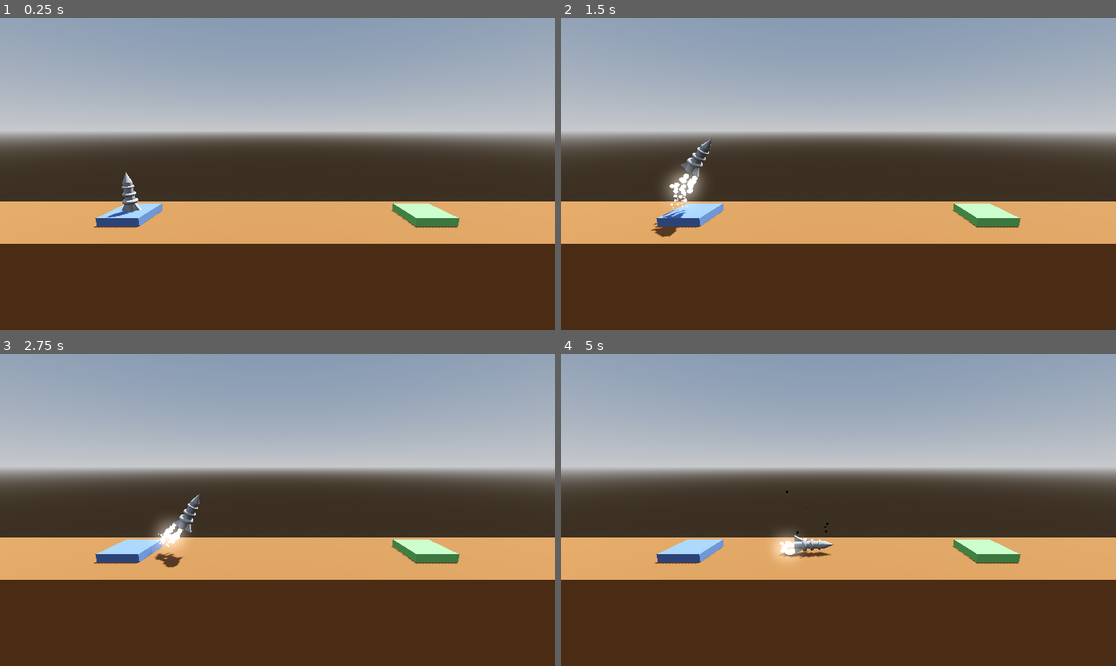
Above: before the commit, frames 1-4 (two rows, left to right).
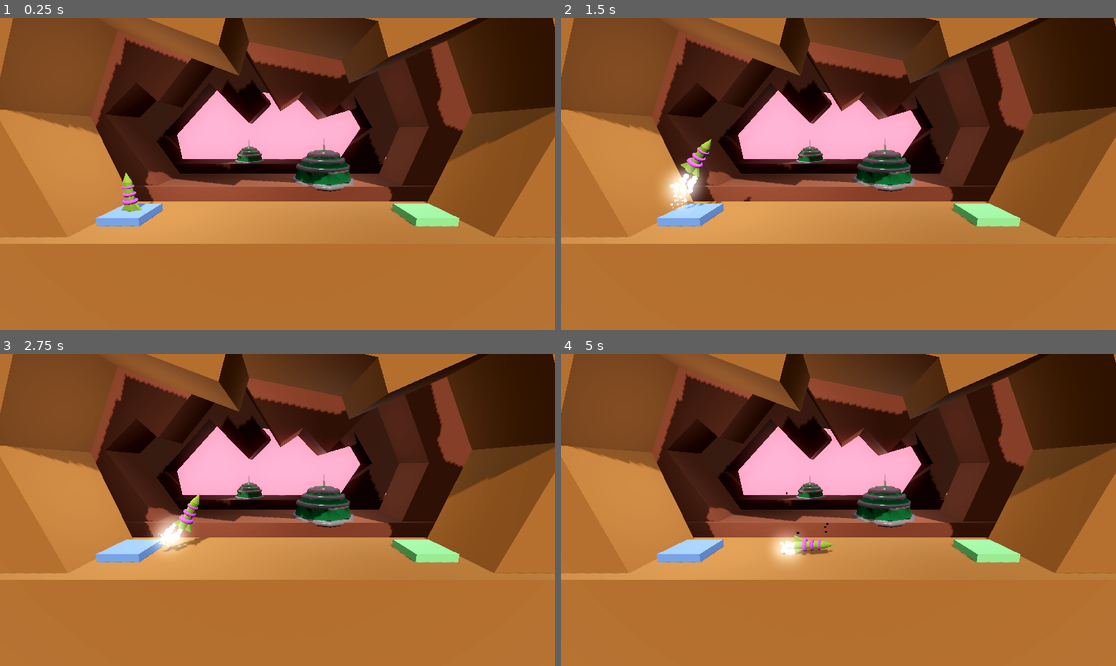
Above: after the commit, the same moments.

Repository: pjz987/gamedev.tv
Game: Godot game, scene res://Level/level_1.tscn
Same seed, same stepped clock (60 frames per second), same inputs: the game is played once before the commit and once after it.
Inputs:
- Up to frame 1 (0.25 s): no input
- Up to frame 2 (1.5 s): tap Enter at 0.5 s; hold D (rotate_right) 0.53-1.28 s; hold Space (boost) 0.53-1.28 s; hold A (rotate_left) from 1.28 s (still down); tap Space (boost) at 1.35 s
- Up to frame 3 (2.75 s): release A (rotate_left) at 2.03 s; hold D (rotate_right) from 2.03 s (still down); hold Space (boost) from 2.03 s (still down)
- Up to frame 4 (5 s): release Space (boost) at 2.78 s; tap Space (boost) at 2.85, 4.35 s; release D (rotate_right) at 3.53 s; hold Space (boost) 3.53-4.28 s; hold A (rotate_left) from 3.53 s (still down); tap Escape (ui_cancel) at 4.15 s

The runs differ from the first frame. In frame 1, 95% of the frame differs, in the area x 0-100%, y 0-100%; in frame 2, 94%; in frame 3, 95%; in frame 4, 95%.

Commit message:
whateva

Diff:
--- a/ProjectBoost/Level/level_1.tscn
+++ b/ProjectBoost/Level/level_1.tscn
@@ -1,23 +1,10 @@
-[gd_scene load_steps=9 format=3 uid="uid://bl1sjhpxi2vcq"]
+[gd_scene load_steps=8 format=3 uid="uid://bl1sjhpxi2vcq"]
 
 [ext_resource type="Script" path="res://Level/LandingPad.gd" id="1_px544"]
+[ext_resource type="PackedScene" uid="uid://dkfix3ao47hvo" path="res://floor.tscn" id="1_rjt1l"]
+[ext_resource type="PackedScene" uid="uid://lv2jon8vm2s2" path="res://background_near.tscn" id="2_g8n2y"]
 [ext_resource type="PackedScene" uid="uid://bcynn8cpew1i8" path="res://player.tscn" id="2_gusn5"]
-
-[sub_resource type="ProceduralSkyMaterial" id="ProceduralSkyMaterial_fsl32"]
-sky_horizon_color = Color(0.64625, 0.65575, 0.67075, 1)
-ground_horizon_color = Color(0.64625, 0.65575, 0.67075, 1)
-
-[sub_resource type="Sky" id="Sky_cbpqt"]
-sky_material = SubResource("ProceduralSkyMaterial_fsl32")
-
-[sub_resource type="Environment" id="Environment_ohunn"]
-background_mode = 2
-sky = SubResource("Sky_cbpqt")
-tonemap_mode = 2
-glow_enabled = true
-
-[sub_resource type="StandardMaterial3D" id="StandardMaterial3D_i4ieb"]
-albedo_color = Color(0.521569, 0.313726, 0.145098, 1)
+[ext_resource type="PackedScene" uid="uid://3wwvufnl73oa" path="res://background_far.tscn" id="3_q4o7n"]
 
 [sub_resource type="StandardMaterial3D" id="StandardMaterial3D_0is65"]
 albedo_color = Color(0.345098, 0.454902, 0.690196, 1)
@@ -27,18 +14,11 @@
 
 [node name="Level" type="Node3D"]
 
-[node name="WorldEnvironment" type="WorldEnvironment" parent="."]
-environment = SubResource("Environment_ohunn")
+[node name="Floor" parent="." instance=ExtResource("1_rjt1l")]
 
-[node name="DirectionalLight3D" type="DirectionalLight3D" parent="."]
-transform = Transform3D(-0.866023, -0.433016, 0.250001, 0, 0.499998, 0.866027, -0.500003, 0.749999, -0.43301, 0, 0, 0)
-shadow_enabled = true
+[node name="BackgroundNear" parent="." instance=ExtResource("2_g8n2y")]
 
-[node name="Floor" type="CSGBox3D" parent="." groups=["Hazard"]]
-transform = Transform3D(1, 0, 0, 0, 1, 0, 0, 0, 1, 0, -4, 0)
-use_collision = true
-size = Vector3(40, 8, 5)
-material = SubResource("StandardMaterial3D_i4ieb")
+[node name="BackgroundFar" parent="." instance=ExtResource("3_q4o7n")]
 
 [node name="LaunchPad" type="CSGBox3D" parent="."]
 transform = Transform3D(1, 0, 0, 0, 1, 0, 0, 0, 1, -7.5, 0.2, 2.08165e-12)
--- a/ProjectBoost/Level/level_2.tscn
+++ b/ProjectBoost/Level/level_2.tscn
@@ -1,23 +1,10 @@
-[gd_scene load_steps=10 format=3 uid="uid://c0kxee8hat055"]
+[gd_scene load_steps=9 format=3 uid="uid://c0kxee8hat055"]
 
 [ext_resource type="Script" path="res://Level/LandingPad.gd" id="1_vhmn1"]
 [ext_resource type="PackedScene" uid="uid://bcynn8cpew1i8" path="res://player.tscn" id="2_jdsi6"]
-
-[sub_resource type="ProceduralSkyMaterial" id="ProceduralSkyMaterial_fsl32"]
-sky_horizon_color = Color(0.64625, 0.65575, 0.67075, 1)
-ground_horizon_color = Color(0.64625, 0.65575, 0.67075, 1)
-
-[sub_resource type="Sky" id="Sky_cbpqt"]
-sky_material = SubResource("ProceduralSkyMaterial_fsl32")
-
-[sub_resource type="Environment" id="Environment_ohunn"]
-background_mode = 2
-sky = SubResource("Sky_cbpqt")
-tonemap_mode = 2
-glow_enabled = true
-
-[sub_resource type="StandardMaterial3D" id="StandardMaterial3D_i4ieb"]
-albedo_color = Color(0.521569, 0.313726, 0.145098, 1)
+[ext_resource type="PackedScene" uid="uid://dkfix3ao47hvo" path="res://floor.tscn" id="3_p2fop"]
+[ext_resource type="PackedScene" uid="uid://lv2jon8vm2s2" path="res://background_near.tscn" id="4_73tyl"]
+[ext_resource type="PackedScene" uid="uid://3wwvufnl73oa" path="res://background_far.tscn" id="5_27shx"]
 
 [sub_resource type="StandardMaterial3D" id="StandardMaterial3D_xn7gd"]
 albedo_color = Color(0.901961, 0.560784, 0.772549, 1)
@@ -29,19 +16,6 @@
 albedo_color = Color(0.439216, 0.74902, 0.388235, 1)
 
 [node name="Level" type="Node3D"]
-
-[node name="WorldEnvironment" type="WorldEnvironment" parent="."]
-environment = SubResource("Environment_ohunn")
-
-[node name="DirectionalLight3D" type="DirectionalLight3D" parent="."]
-transform = Transform3D(-0.866023, -0.433016, 0.250001, 0, 0.499998, 0.866027, -0.500003, 0.749999, -0.43301, 0, 0, 0)
-shadow_enabled = true
-
-[node name="Floor" type="CSGBox3D" parent="." groups=["Hazard"]]
-transform = Transform3D(1, 0, 0, 0, 1, 0, 0, 0, 1, 0, -4, 0)
-use_collision = true
-size = Vector3(40, 8, 5)
-material = SubResource("StandardMaterial3D_i4ieb")
 
 [node name="Obstacle" type="CSGBox3D" parent="." groups=["Hazard"]]
 transform = Transform3D(1, 0, 0, 0, 1, 0, 0, 0, 1, 0, 2, 0)
@@ -68,3 +42,9 @@
 
 [node name="Player" parent="." instance=ExtResource("2_jdsi6")]
 transform = Transform3D(1, 0, 0, 0, 1, 0, 0, 0, 1, -7.5, 1.4, 2.08165e-12)
+
+[node name="Floor" parent="." instance=ExtResource("3_p2fop")]
+
+[node name="BackgroundNear" parent="." instance=ExtResource("4_73tyl")]
+
+[node name="BackgroundFar" parent="." instance=ExtResource("5_27shx")]
--- a/ProjectBoost/Level/level_3.tscn
+++ b/ProjectBoost/Level/level_3.tscn
@@ -1,23 +1,10 @@
-[gd_scene load_steps=10 format=3 uid="uid://b5mqxk66dmr7"]
+[gd_scene load_steps=9 format=3 uid="uid://b5mqxk66dmr7"]
 
 [ext_resource type="Script" path="res://Level/LandingPad.gd" id="1_w0mw1"]
 [ext_resource type="PackedScene" uid="uid://bcynn8cpew1i8" path="res://player.tscn" id="2_e8djd"]
-
-[sub_resource type="ProceduralSkyMaterial" id="ProceduralSkyMaterial_fsl32"]
-sky_horizon_color = Color(0.64625, 0.65575, 0.67075, 1)
-ground_horizon_color = Color(0.64625, 0.65575, 0.67075, 1)
-
-[sub_resource type="Sky" id="Sky_cbpqt"]
-sky_material = SubResource("ProceduralSkyMaterial_fsl32")
-
-[sub_resource type="Environment" id="Environment_ohunn"]
-background_mode = 2
-sky = SubResource("Sky_cbpqt")
-tonemap_mode = 2
-glow_enabled = true
-
-[sub_resource type="StandardMaterial3D" id="StandardMaterial3D_i4ieb"]
-albedo_color = Color(0.521569, 0.313726, 0.145098, 1)
+[ext_resource type="PackedScene" uid="uid://dkfix3ao47hvo" path="res://floor.tscn" id="3_8gela"]
+[ext_resource type="PackedScene" uid="uid://lv2jon8vm2s2" path="res://background_near.tscn" id="4_pajbg"]
+[ext_resource type="PackedScene" uid="uid://3wwvufnl73oa" path="res://background_far.tscn" id="5_ri4kt"]
 
 [sub_resource type="StandardMaterial3D" id="StandardMaterial3D_xn7gd"]
 albedo_color = Color(0.901961, 0.560784, 0.772549, 1)
@@ -29,19 +16,6 @@
 albedo_color = Color(0.439216, 0.74902, 0.388235, 1)
 
 [node name="Level" type="Node3D"]
-
-[node name="WorldEnvironment" type="WorldEnvironment" parent="."]
-environment = SubResource("Environment_ohunn")
-
-[node name="DirectionalLight3D" type="DirectionalLight3D" parent="."]
-transform = Transform3D(-0.866023, -0.433016, 0.250001, 0, 0.499998, 0.866027, -0.500003, 0.749999, -0.43301, 0, 0, 0)
-shadow_enabled = true
-
-[node name="Floor" type="CSGBox3D" parent="." groups=["Hazard"]]
-transform = Transform3D(1, 0, 0, 0, 1, 0, 0, 0, 1, 0, -4, 0)
-use_collision = true
-size = Vector3(40, 8, 5)
-material = SubResource("StandardMaterial3D_i4ieb")
 
 [node name="Obstacle" type="CSGBox3D" parent="." groups=["Hazard"]]
 transform = Transform3D(1, 0, 0, 0, 1, 0, 0, 0, 1, 0, 7, 0)
@@ -68,3 +42,9 @@
 
 [node name="Player" parent="." instance=ExtResource("2_e8djd")]
 transform = Transform3D(1, 0, 0, 0, 1, 0, 0, 0, 1, -7.5, 1.4, 2.08165e-12)
+
+[node name="Floor" parent="." instance=ExtResource("3_8gela")]
+
+[node name="BackgroundNear" parent="." instance=ExtResource("4_pajbg")]
+
+[node name="BackgroundFar" parent="." instance=ExtResource("5_ri4kt")]
--- a/ProjectBoost/Level/level_4.tscn
+++ b/ProjectBoost/Level/level_4.tscn
@@ -1,24 +1,11 @@
-[gd_scene load_steps=10 format=3 uid="uid://prbhaxv13gip"]
+[gd_scene load_steps=9 format=3 uid="uid://prbhaxv13gip"]
 
 [ext_resource type="Script" path="res://Level/LandingPad.gd" id="1_u3xw4"]
 [ext_resource type="PackedScene" uid="uid://bcynn8cpew1i8" path="res://player.tscn" id="2_7naam"]
 [ext_resource type="PackedScene" uid="uid://u3587ylfhd4o" path="res://moving_hazard.tscn" id="3_o5ohh"]
-
-[sub_resource type="ProceduralSkyMaterial" id="ProceduralSkyMaterial_fsl32"]
-sky_horizon_color = Color(0.64625, 0.65575, 0.67075, 1)
-ground_horizon_color = Color(0.64625, 0.65575, 0.67075, 1)
-
-[sub_resource type="Sky" id="Sky_cbpqt"]
-sky_material = SubResource("ProceduralSkyMaterial_fsl32")
-
-[sub_resource type="Environment" id="Environment_ohunn"]
-background_mode = 2
-sky = SubResource("Sky_cbpqt")
-tonemap_mode = 2
-glow_enabled = true
-
-[sub_resource type="StandardMaterial3D" id="StandardMaterial3D_i4ieb"]
-albedo_color = Color(0.521569, 0.313726, 0.145098, 1)
+[ext_resource type="PackedScene" uid="uid://dkfix3ao47hvo" path="res://floor.tscn" id="4_qs32h"]
+[ext_resource type="PackedScene" uid="uid://lv2jon8vm2s2" path="res://background_near.tscn" id="5_mwb0w"]
+[ext_resource type="PackedScene" uid="uid://3wwvufnl73oa" path="res://background_far.tscn" id="6_ricvu"]
 
 [sub_resource type="StandardMaterial3D" id="StandardMaterial3D_0is65"]
 albedo_color = Color(0.345098, 0.454902, 0.690196, 1)
@@ -27,19 +14,6 @@
 albedo_color = Color(0.439216, 0.74902, 0.388235, 1)
 
 [node name="Level" type="Node3D"]
-
-[node name="WorldEnvironment" type="WorldEnvironment" parent="."]
-environment = SubResource("Environment_ohunn")
-
-[node name="DirectionalLight3D" type="DirectionalLight3D" parent="."]
-transform = Transform3D(-0.866023, -0.433016, 0.250001, 0, 0.499998, 0.866027, -0.500003, 0.749999, -0.43301, 0, 0, 0)
-shadow_enabled = true
-
-[node name="Floor" type="CSGBox3D" parent="." groups=["Hazard"]]
-transform = Transform3D(1, 0, 0, 0, 1, 0, 0, 0, 1, 0, -4, 0)
-use_collision = true
-size = Vector3(40, 8, 5)
-material = SubResource("StandardMaterial3D_i4ieb")
 
 [node name="LaunchPad" type="CSGBox3D" parent="."]
 transform = Transform3D(1, 0, 0, 0, 1, 0, 0, 0, 1, -7.5, 0.2, 2.08165e-12)
@@ -64,3 +38,9 @@
 [node name="MovingHazard" parent="." instance=ExtResource("3_o5ohh")]
 destination = Vector3(2.08165e-12, 2, 2.08165e-12)
 duration = 3.0
+
+[node name="Floor" parent="." instance=ExtResource("4_qs32h")]
+
+[node name="BackgroundNear" parent="." instance=ExtResource("5_mwb0w")]
+
+[node name="BackgroundFar" parent="." instance=ExtResource("6_ricvu")]
--- a/ProjectBoost/Player.gd
+++ b/ProjectBoost/Player.gd
@@ -37,6 +37,9 @@
 	else:
 		left_booster_particles.emitting = false
 
+	if Input.is_action_just_pressed("ui_cancel"):
+		get_tree().quit()
+
 
 func _on_body_entered(body: Node) -> void:
 	if is_transitioning == false:
--- /dev/null
+++ b/ProjectBoost/ShinyDomeMaterial.tres
@@ -0,0 +1,6 @@
+[gd_resource type="StandardMaterial3D" format=3 uid="uid://bk8jut5h8b08q"]
+
+[resource]
+albedo_color = Color(0.901961, 0.764706, 0.764706, 1)
+metallic = 0.83
+roughness = 0.1
--- /dev/null
+++ b/ProjectBoost/ShipGreenMaterial.tres
@@ -0,0 +1,4 @@
+[gd_resource type="StandardMaterial3D" format=3 uid="uid://cx8kc4l3xpe6i"]
+
+[resource]
+albedo_color = Color(0.392157, 0.490196, 0.141176, 1)
--- /dev/null
+++ b/ProjectBoost/ShipPurpleMaterial.tres
@@ -0,0 +1,4 @@
+[gd_resource type="StandardMaterial3D" format=3 uid="uid://r6dh6l81h8w1"]
+
+[resource]
+albedo_color = Color(0.631373, 0.215686, 0.631373, 1)
--- /dev/null
+++ b/ProjectBoost/background_far.tscn
@@ -0,0 +1,102 @@
+[gd_scene load_steps=6 format=3 uid="uid://3wwvufnl73oa"]
+
+[ext_resource type="Material" uid="uid://bk8jut5h8b08q" path="res://ShinyDomeMaterial.tres" id="1_3i8td"]
+
+[sub_resource type="StandardMaterial3D" id="StandardMaterial3D_2y546"]
+albedo_color = Color(0.180392, 0.0980392, 0.0666667, 1)
+
+[sub_resource type="StandardMaterial3D" id="StandardMaterial3D_8mehc"]
+albedo_color = Color(0.180392, 0.0980392, 0.0666667, 1)
+
+[sub_resource type="StandardMaterial3D" id="StandardMaterial3D_kinyi"]
+albedo_color = Color(0.0431373, 0.329412, 0.160784, 1)
+
+[sub_resource type="StandardMaterial3D" id="StandardMaterial3D_jds5p"]
+albedo_color = Color(0.941176, 0.843137, 0.827451, 1)
+
+[node name="BackgroundFar" type="CSGBox3D" groups=["Hazard"]]
+transform = Transform3D(1, 0, 0, 0, 1, 0, 0, 0, 1, 0, -4, -20.1684)
+use_collision = true
+size = Vector3(40, 8, 5)
+material = SubResource("StandardMaterial3D_2y546")
+
+[node name="Wall" type="CSGBox3D" parent="."]
+transform = Transform3D(0.992088, -0.125541, 0, 0.125541, 0.992089, 0, 0, 0, 1, -17.3116, 5.88352, 0)
+size = Vector3(4, 10, 4)
+material = SubResource("StandardMaterial3D_8mehc")
+
+[node name="Wall2" type="CSGBox3D" parent="."]
+transform = Transform3D(0.700586, 0.713568, 0, -0.713568, 0.700585, 0, 0, 0, 1, -13.4789, 12.6127, 0)
+size = Vector3(4, 10, 4)
+material = SubResource("StandardMaterial3D_8mehc")
+
+[node name="Wall3" type="CSGBox3D" parent="."]
+transform = Transform3D(0.855455, 0.517878, 2.24682e-09, -0.517878, 0.855455, 1.96926e-08, 8.2763e-09, -1.80097e-08, 1, 14.0241, 7.03704, 0)
+size = Vector3(4, 10, 4)
+material = SubResource("StandardMaterial3D_8mehc")
+
+[node name="Wall4" type="CSGBox3D" parent="."]
+transform = Transform3D(0.82538, -0.564578, -2.75592e-09, 0.564578, 0.82538, -3.13837e-08, 1.99932e-08, 2.43475e-08, 1, 12.2085, 13.1402, 0)
+size = Vector3(4, 10, 4)
+material = SubResource("StandardMaterial3D_8mehc")
+
+[node name="Ceiling" type="CSGBox3D" parent="."]
+transform = Transform3D(-0.713434, 0.700722, 9.065e-09, -0.700723, -0.713434, 3.8766e-08, 3.36315e-08, 2.13049e-08, 1, -5.90165, 14.401, 0)
+size = Vector3(4, 10, 4)
+material = SubResource("StandardMaterial3D_8mehc")
+
+[node name="Ceiling2" type="CSGBox3D" parent="."]
+transform = Transform3D(-0.149604, 0.988746, -5.15303e-08, -0.988746, -0.149604, -8.26599e-08, -8.94388e-08, 3.85841e-08, 1, -0.97178, 15.8379, 0)
+size = Vector3(4, 10, 4)
+material = SubResource("StandardMaterial3D_8mehc")
+
+[node name="Ceiling3" type="CSGBox3D" parent="."]
+transform = Transform3D(-0.961358, 0.275302, 8.83642e-08, -0.275302, -0.961358, 4.71246e-08, 9.79232e-08, 2.09768e-08, 1, 7.13414, 15.5801, 0)
+size = Vector3(4, 10, 4)
+material = SubResource("StandardMaterial3D_8mehc")
+
+[node name="Dome" type="CSGSphere3D" parent="."]
+transform = Transform3D(0.75, 0, 0, 0, 0.75, 0, 0, 0, 0.75, -4.14593, 4.25299, 0)
+radius = 2.5
+material = SubResource("StandardMaterial3D_kinyi")
+
+[node name="Antenna" type="CSGCylinder3D" parent="Dome"]
+transform = Transform3D(1, 0, 0, 0, 1, 0, 0, 0, 1, 0, 3.11419, 0)
+radius = 0.1
+height = 1.5
+cone = true
+material = ExtResource("1_3i8td")
+
+[node name="Ring" type="CSGTorus3D" parent="Dome"]
+transform = Transform3D(1, 0, 0, 0, 1, 0, 0, 0, 1, 0, 2.1887, 0)
+material = ExtResource("1_3i8td")
+
+[node name="Ring2" type="CSGTorus3D" parent="Dome"]
+transform = Transform3D(1, 0, 0, 0, 1, 0, 0, 0, 1, 0, 2.00743, 0)
+inner_radius = 1.0
+outer_radius = 1.5
+material = ExtResource("1_3i8td")
+
+[node name="Ring3" type="CSGTorus3D" parent="Dome"]
+transform = Transform3D(1, 0, 0, 0, 1, 0, 0, 0, 1, 0, 1.5361, 0)
+inner_radius = 1.5
+outer_radius = 2.0
+material = ExtResource("1_3i8td")
+
+[node name="Ring4" type="CSGTorus3D" parent="Dome"]
+transform = Transform3D(1, 0, 0, 0, 1, 0, 0, 0, 1, 0, 0.932105, 0)
+inner_radius = 2.0
+outer_radius = 2.5
+material = ExtResource("1_3i8td")
+
+[node name="Ring5" type="CSGTorus3D" parent="Dome"]
+transform = Transform3D(1, 0, 0, 0, 1, 0, 0, 0, 1, 0, -0.31571, 0)
+material_override = SubResource("StandardMaterial3D_jds5p")
+inner_radius = 2.5
+outer_radius = 3.0
+material = ExtResource("1_3i8td")
+
+[node name="OmniLight3D" type="OmniLight3D" parent="."]
+transform = Transform3D(1, 0, 0, 0, 1, 0, 0, 0, 1, -4.15599, 8.75615, 0)
+omni_range = 12.0
+omni_attenuation = 0.5
--- /dev/null
+++ b/ProjectBoost/background_near.tscn
@@ -0,0 +1,99 @@
+[gd_scene load_steps=5 format=3 uid="uid://lv2jon8vm2s2"]
+
+[ext_resource type="Material" uid="uid://bk8jut5h8b08q" path="res://ShinyDomeMaterial.tres" id="1_n2k56"]
+
+[sub_resource type="StandardMaterial3D" id="StandardMaterial3D_wm2gv"]
+albedo_color = Color(0.380392, 0.192157, 0.12549, 1)
+
+[sub_resource type="StandardMaterial3D" id="StandardMaterial3D_kinyi"]
+albedo_color = Color(0.0431373, 0.329412, 0.160784, 1)
+
+[sub_resource type="StandardMaterial3D" id="StandardMaterial3D_jds5p"]
+albedo_color = Color(0.941176, 0.843137, 0.827451, 1)
+
+[node name="BackgroundNear" type="CSGBox3D" groups=["Hazard"]]
+transform = Transform3D(-1, 0, 8.74228e-08, 0, 1, 0, -8.74228e-08, 0, -1, 0, -4, -8.4066)
+use_collision = true
+size = Vector3(40, 8, 5)
+material = SubResource("StandardMaterial3D_wm2gv")
+
+[node name="Wall" type="CSGBox3D" parent="."]
+transform = Transform3D(0.952948, -0.303135, 0, 0.303135, 0.952948, 0, 0, 0, 1, -12.5892, 4.56491, 0)
+size = Vector3(4, 10, 4)
+material = SubResource("StandardMaterial3D_wm2gv")
+
+[node name="Wall2" type="CSGBox3D" parent="."]
+transform = Transform3D(0.887743, 0.460339, 0, -0.460339, 0.887743, 0, 0, 0, 1, -12.3442, 12.0301, 0)
+size = Vector3(4, 10, 4)
+material = SubResource("StandardMaterial3D_wm2gv")
+
+[node name="Wall3" type="CSGBox3D" parent="."]
+transform = Transform3D(0.855455, 0.517878, 2.24682e-09, -0.517878, 0.855455, 1.96926e-08, 8.2763e-09, -1.80097e-08, 1, 14.0241, 7.03704, 0)
+size = Vector3(4, 10, 4)
+material = SubResource("StandardMaterial3D_wm2gv")
+
+[node name="Wall4" type="CSGBox3D" parent="."]
+transform = Transform3D(0.645831, -0.763481, 5.67661e-09, 0.763481, 0.645831, -3.09888e-08, 1.99932e-08, 2.43475e-08, 1, 12.2085, 13.1402, 0)
+size = Vector3(4, 10, 4)
+material = SubResource("StandardMaterial3D_wm2gv")
+
+[node name="Ceiling" type="CSGBox3D" parent="."]
+transform = Transform3D(-0.713434, 0.700722, 9.065e-09, -0.700723, -0.713434, 3.8766e-08, 3.36315e-08, 2.13049e-08, 1, -5.90165, 14.401, 0)
+size = Vector3(4, 10, 4)
+material = SubResource("StandardMaterial3D_wm2gv")
+
+[node name="Ceiling2" type="CSGBox3D" parent="."]
+transform = Transform3D(0.840482, 0.54184, 5.42652e-08, -0.54184, 0.840481, -8.08908e-08, -8.94388e-08, 3.85841e-08, 1, 0.74548, 15.5005, 0)
+size = Vector3(4, 10, 4)
+material = SubResource("StandardMaterial3D_wm2gv")
+
+[node name="Ceiling3" type="CSGBox3D" parent="."]
+transform = Transform3D(-0.731758, 0.681564, 5.7359e-08, -0.681564, -0.731758, 8.20909e-08, 9.79232e-08, 2.09768e-08, 1, 7.13414, 15.5801, 0)
+size = Vector3(4, 10, 4)
+material = SubResource("StandardMaterial3D_wm2gv")
+
+[node name="Dome" type="CSGSphere3D" parent="."]
+transform = Transform3D(1, 0, 0, 0, 1, 0, 0, 0, 1, -4.14593, 4.25299, 0)
+radius = 2.5
+material = SubResource("StandardMaterial3D_kinyi")
+
+[node name="Antenna" type="CSGCylinder3D" parent="Dome"]
+transform = Transform3D(1, 0, 0, 0, 1, 0, 0, 0, 1, 0, 3.11419, 0)
+radius = 0.1
+height = 1.5
+cone = true
+material = ExtResource("1_n2k56")
+
+[node name="Ring" type="CSGTorus3D" parent="Dome"]
+transform = Transform3D(1, 0, 0, 0, 1, 0, 0, 0, 1, 0, 2.1887, 0)
+material = ExtResource("1_n2k56")
+
+[node name="Ring2" type="CSGTorus3D" parent="Dome"]
+transform = Transform3D(1, 0, 0, 0, 1, 0, 0, 0, 1, 0, 2.00743, 0)
+inner_radius = 1.0
+outer_radius = 1.5
+material = ExtResource("1_n2k56")
+
+[node name="Ring3" type="CSGTorus3D" parent="Dome"]
+transform = Transform3D(1, 0, 0, 0, 1, 0, 0, 0, 1, 0, 1.5361, 0)
+inner_radius = 1.5
+outer_radius = 2.0
+material = ExtResource("1_n2k56")
+
+[node name="Ring4" type="CSGTorus3D" parent="Dome"]
+transform = Transform3D(1, 0, 0, 0, 1, 0, 0, 0, 1, 0, 0.932105, 0)
+inner_radius = 2.0
+outer_radius = 2.5
+material = ExtResource("1_n2k56")
+
+[node name="Ring5" type="CSGTorus3D" parent="Dome"]
+transform = Transform3D(1, 0, 0, 0, 1, 0, 0, 0, 1, 0, -0.31571, 0)
+material_override = SubResource("StandardMaterial3D_jds5p")
+inner_radius = 2.5
+outer_radius = 3.0
+material = ExtResource("1_n2k56")
+
+[node name="OmniLight3D" type="OmniLight3D" parent="."]
+transform = Transform3D(1, 0, 0, 0, 1, 0, 0, 0, 1, -4.11068, 8.75615, 0)
+omni_range = 12.0
+omni_attenuation = 0.5
--- /dev/null
+++ b/ProjectBoost/floor.tscn
@@ -0,0 +1,73 @@
+[gd_scene load_steps=5 format=3 uid="uid://dkfix3ao47hvo"]
+
+[sub_resource type="StandardMaterial3D" id="StandardMaterial3D_i4ieb"]
+albedo_color = Color(0.521569, 0.313726, 0.145098, 1)
+
+[sub_resource type="ProceduralSkyMaterial" id="ProceduralSkyMaterial_l4har"]
+sky_horizon_color = Color(0.64625, 0.65575, 0.67075, 1)
+ground_horizon_color = Color(0.64625, 0.65575, 0.67075, 1)
+
+[sub_resource type="Sky" id="Sky_cbpqt"]
+sky_material = SubResource("ProceduralSkyMaterial_l4har")
+
+[sub_resource type="Environment" id="Environment_cr2p7"]
+background_mode = 1
+background_color = Color(0.403922, 0.12549, 0.156863, 1)
+sky = SubResource("Sky_cbpqt")
+ambient_light_source = 3
+tonemap_mode = 2
+glow_enabled = true
+
+[node name="Floor" type="CSGBox3D" groups=["Hazard"]]
+transform = Transform3D(1, 0, 0, 0, 1, 0, 0, 0, 1, 0, -4, 0)
+use_collision = true
+size = Vector3(40, 8, 5)
+material = SubResource("StandardMaterial3D_i4ieb")
+
+[node name="Wall" type="CSGBox3D" parent="."]
+transform = Transform3D(0.952948, -0.303135, 0, 0.303135, 0.952948, 0, 0, 0, 1, -11.1384, 4.56491, 0)
+size = Vector3(4, 10, 4)
+material = SubResource("StandardMaterial3D_i4ieb")
+
+[node name="Wall2" type="CSGBox3D" parent="."]
+transform = Transform3D(0.887743, 0.460339, 0, -0.460339, 0.887743, 0, 0, 0, 1, -11.589, 11.4537, 0)
+size = Vector3(4, 10, 4)
+material = SubResource("StandardMaterial3D_i4ieb")
+
+[node name="Wall3" type="CSGBox3D" parent="."]
+transform = Transform3D(0.950125, 0.311871, 0, -0.311871, 0.950125, 0, 0, 0, 1, 12.454, 7.61338, 0)
+size = Vector3(4, 10, 4)
+material = SubResource("StandardMaterial3D_i4ieb")
+
+[node name="Wall4" type="CSGBox3D" parent="."]
+transform = Transform3D(0.874527, -0.484978, 0, 0.484978, 0.874527, 0, 0, 0, 1, 11.2744, 12.7825, 0)
+size = Vector3(4, 10, 4)
+material = SubResource("StandardMaterial3D_i4ieb")
+
+[node name="Ceiling" type="CSGBox3D" parent="."]
+transform = Transform3D(-0.328735, 0.944422, 0, -0.944422, -0.328735, 0, 0, 0, 1, -6.12026, 14.8382, 0)
+size = Vector3(4, 10, 4)
+material = SubResource("StandardMaterial3D_i4ieb")
+
+[node name="Ceiling2" type="CSGBox3D" parent="."]
+transform = Transform3D(-0.182579, 0.983191, 0, -0.983191, -0.182579, 0, 0, 0, 1, 0.944217, 14.5466, 0)
+size = Vector3(4, 10, 4)
+material = SubResource("StandardMaterial3D_i4ieb")
+
+[node name="Ceiling3" type="CSGBox3D" parent="."]
+transform = Transform3D(0.388352, 0.921511, 0, -0.921511, 0.388352, 0, 0, 0, 1, 7.73035, 14.7056, 0)
+size = Vector3(4, 10, 4)
+material = SubResource("StandardMaterial3D_i4ieb")
+
+[node name="WorldEnvironment" type="WorldEnvironment" parent="."]
+environment = SubResource("Environment_cr2p7")
+
+[node name="DirectionalLight3D" type="DirectionalLight3D" parent="."]
+transform = Transform3D(0.984808, -0.111619, 0.133022, 2.67186e-16, 0.766044, 0.642788, -0.173648, -0.633022, 0.754407, 0, 0, 0)
+light_energy = 0.5
+shadow_enabled = true
+
+[node name="OmniLight3D" type="OmniLight3D" parent="."]
+transform = Transform3D(1, 0, 0, 0, 1, 0, 0, 0, 1, -5.72793, 8.75615, 0)
+omni_range = 12.0
+omni_attenuation = 0.5
--- a/ProjectBoost/player.tscn
+++ b/ProjectBoost/player.tscn
@@ -7,6 +7,8 @@
 [ext_resource type="PackedScene" uid="uid://ux6ivcx1ovdp" path="res://Particles/booster_particles.tscn" id="5_gac6t"]
 [ext_resource type="PackedScene" uid="uid://dcecb8hw7dbrv" path="res://Particles/explosion_particles.tscn" id="6_argoc"]
 [ext_resource type="PackedScene" uid="uid://jfwajmrh6ca7" path="res://Particles/success_particles.tscn" id="7_003vg"]
+[ext_resource type="Material" uid="uid://cx8kc4l3xpe6i" path="res://ShipGreenMaterial.tres" id="8_l530u"]
+[ext_resource type="Material" uid="uid://r6dh6l81h8w1" path="res://ShipPurpleMaterial.tres" id="9_1itfe"]
 
 [sub_resource type="CylinderMesh" id="CylinderMesh_r8r06"]
 
@@ -83,31 +85,38 @@
 
 [node name="Body" type="MeshInstance3D" parent="."]
 transform = Transform3D(1, 0, 0, 0, 1, 0, 0, 0, 1, 2.08165e-12, -0.25, 2.08165e-12)
+material_override = ExtResource("8_l530u")
 mesh = SubResource("CylinderMesh_lbf1q")
 
 [node name="Cockpit" type="MeshInstance3D" parent="Body"]
 transform = Transform3D(1, 0, 0, 0, 1, 0, 0, 0, 1, 0, 1, 0)
+material_override = ExtResource("8_l530u")
 mesh = SubResource("CylinderMesh_gytfn")
 skeleton = NodePath("../..")
 
 [node name="LeftThruster" type="MeshInstance3D" parent="Body"]
 transform = Transform3D(1, 0, 0, 0, 1, 0, 0, 0, 1, -0.333, -0.5, 2.08165e-12)
+material_override = ExtResource("8_l530u")
 mesh = SubResource("PrismMesh_6nij0")
 
 [node name="RightThruster" type="MeshInstance3D" parent="Body"]
 transform = Transform3D(1, 0, 0, 0, 1, 0, 0, 0, 1, 0.333, -0.5, 2.08165e-12)
+material_override = ExtResource("8_l530u")
 mesh = SubResource("PrismMesh_ntrs3")
 
 [node name="Ring" type="MeshInstance3D" parent="Body"]
 transform = Transform3D(1, 0, 0, 0, 1, 0, 0, 0, 1, 2.08165e-12, -0.25, 2.08165e-12)
+material_override = ExtResource("9_1itfe")
 mesh = SubResource("TorusMesh_bo410")
 
 [node name="Ring2" type="MeshInstance3D" parent="Body"]
 transform = Transform3D(1, 0, 0, 0, 1, 0, 0, 0, 1, 2.08165e-12, 0.125, 2.08165e-12)
+material_override = ExtResource("9_1itfe")
 mesh = SubResource("TorusMesh_ev75c")
 
 [node name="Ring3" type="MeshInstance3D" parent="Body"]
 transform = Transform3D(1, 0, 0, 0, 1, 0, 0, 0, 1, 2.08165e-12, 0.5, 2.08165e-12)
+material_override = ExtResource("9_1itfe")
 mesh = SubResource("TorusMesh_j1fxp")
 
 [connection signal="body_entered" from="." to="." method="_on_body_entered"]
Not shown, added: ProjectBoost/export_presets.cfg
Not shown: 1 places in ProjectBoost/player.tscn that only renumber resources
